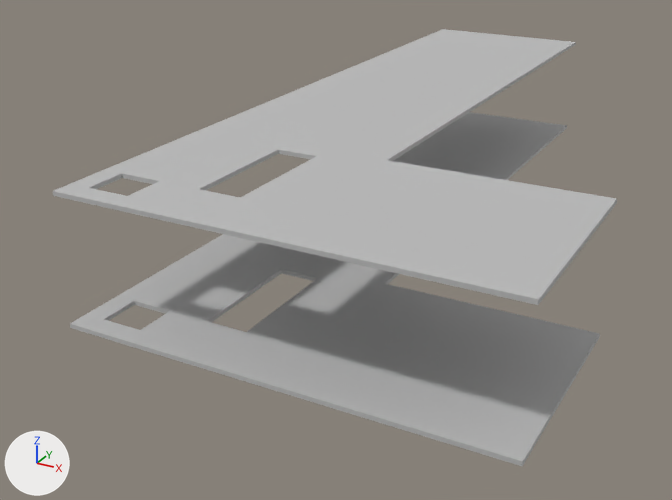
The glTF model docs/models/Elements_Floor.glb as it was, and as the next commit left it.
Camera for both pictures: a camera (50 mm lens) standing at (13.4, -12.7, 9.5) and looking at (2.4, 7.5, -0.6). The lights are fixed; the arrows at lower left show +X, +Y and +Z. Where no turn or scale is listed for an object, it has been applied to the vertices.

Before the edit, the objects in view are built like this:
```python
me_809_mesh = bpy.data.meshes.new('809_mesh')
me_809_mesh.from_pydata(...)  # 28 vertices, 60 faces; spans x 0.0..10.0, y 0.0..20.0, z 0.0..0.1
me_809_mesh.materials.append(mat_concrete)  # grey #bcbcbc
me_811_mesh = bpy.data.meshes.new('811_mesh')
me_811_mesh.from_pydata(...)  # 28 vertices, 60 faces; spans x 0.0..10.0, y 0.0..20.0, z 0.0..0.1
me_811_mesh.materials.append(mat_concrete)  # grey #bcbcbc
ob_809_mesh = bpy.data.objects.new('809_mesh', me_809_mesh)
ob_809_mesh.location = (0.0, 0.0, 0.0)
ob_811_mesh = bpy.data.objects.new('811_mesh', me_811_mesh)
ob_811_mesh.location = (0.0, 0.0, 3.0)
```
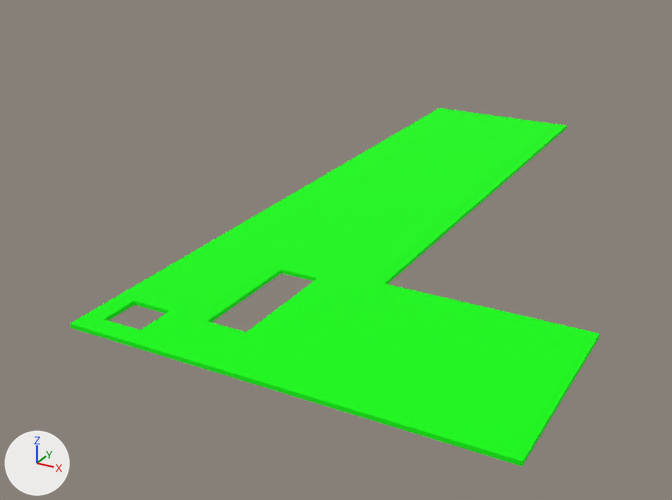
The newer file is also turned or shifted as a whole; pictures and numbers use the older file's frame.

Boxes (x1, y1, x2, y2) around the edits, measured in the pictures (672 x 500 px):
'809_mesh', recoloured (grey to green)
    both: (70, 108, 600, 466)
'811_mesh', deleted
    before: (53, 29, 617, 305)

The change in detail:
Material 'green' (mat_green) is new.
Its base color is (0.0, 1.0, 0.0) (green #00ff00).
Its roughness is 1.0.
me_809_mesh has 28 vertices, 60 faces and spans x 0.0..10.0, y 0.0..20.0, z 0.0..0.1.
me_809_mesh no longer uses material mat_concrete (grey #bcbcbc).
me_809_mesh now uses material mat_green (green #00ff00).
Object '811_mesh' (ob_811_mesh) is deleted.
